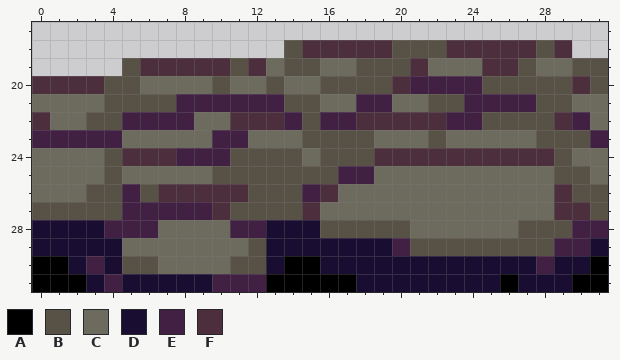
Pixel-art sprite, stored at Textures/floor.png. The picture above is the old version.
The file is 32x32 pixels. Shown: x 0..31, y 17..31.
Palette (. is transparent): A #000000  B #585146  C #6d6a5e  D #190e31  E #412044  F #4d2e3c
Pixels before, first column x 0:
18 ..............BFFFFFBBBFFFFFBF..
19 .....BFFFFFBFCBBCCBBBFCCCFFBCCBB
20 FFFFBBCCCCBCCBCCBBBBFEEEEBBBBBFB
21 CCCCBBBBEEEEEEBBCCEECCBBEEEEBBCC
22 FCCBBEEEECCFFFEBEEFFFFFEEBBBBFEC
23 EEEEECCCCCEECCCBBBBCCCBCCCCCBBBE
24 CCCCBFFFEEEBBBBCBBBFFFFFFFFFFBCC
25 CCCCBCCCCCBBBBBBBEECCCCCCCCCCBBC
26 CCCBBEBFFFFFBBBEFCCCCCCCCCCCCFBB
27 BBBBBEEEEEFBBBBFCCCCCCCCCCCCCFFB
28 DDDDEEECCCCEEDDDBBBBBCCCCCCBBBEE
29 DDDDDCCCCCCCBDDDDDDDEBBBBBBBBEED
30 AADEDBBCCCCBBDAADDDDDDDDDDDDEDDA
31 AAADEDDDDDEEEAAAAADDDDDDDDADDDAA
Now the later version:
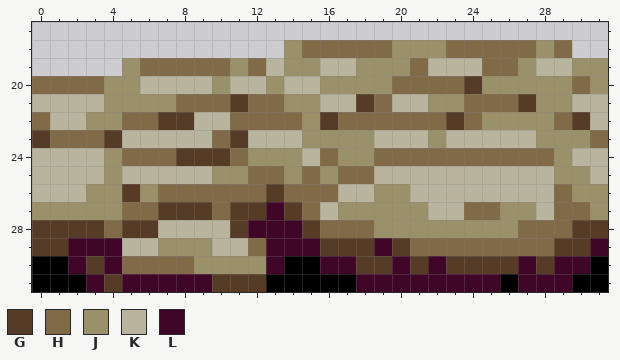
Colours new in this view: G #563c26  H #806a47  J #9a9069  K #b8b49e  L #400628
The edit:
Changed rows in their new state; - is an unchanged pixel.
first column x 0:
18 --------------JHHHHHJJJHHHHHJH--
19 -----JHHHHHJHKJJKKJJJHKKKHHJKKJJ
20 HHHHJJKKKKJKKJKKJJJJHHHHGJJJJJHJ
21 KKKKJJJJHHHGHHJJKKGHKKJJHHHGJJKK
22 HKKJJHHGGKKHHHHJGHHHHHHGHJJJJHGK
23 GHHHGKKKKKHGKKKJJJJKKKJKKKKKJJJH
24 KKKKJHHHGGGHJJJKHJJHHHHHHHHHHJKK
25 KKKKJKKKKKJJHHJHJHHKKKKKKKKKKJJK
26 KKKJJGJHHHHHHGHHHKKJJKKKKKKKKHJJ
27 JJJJJHHGGGHGGLGHKJJJJJKKHHJJKHHJ
28 GGGGHGGKKKKGLLLGHHHJJJJJJJJHHHGG
29 GGLLLKKJJJKKHLLLGGGLGHHHHHHHHGGL
30 --LGLHHHHJJJJL--LLGGLGLGGGGLGLL-
31 ---LGLLLLLGGG-----LLLLLLLL-LLL--
Pixel boxes of the changes (left, top, right, bottom) in both pictures:
changed: (32, 40, 608, 292)
